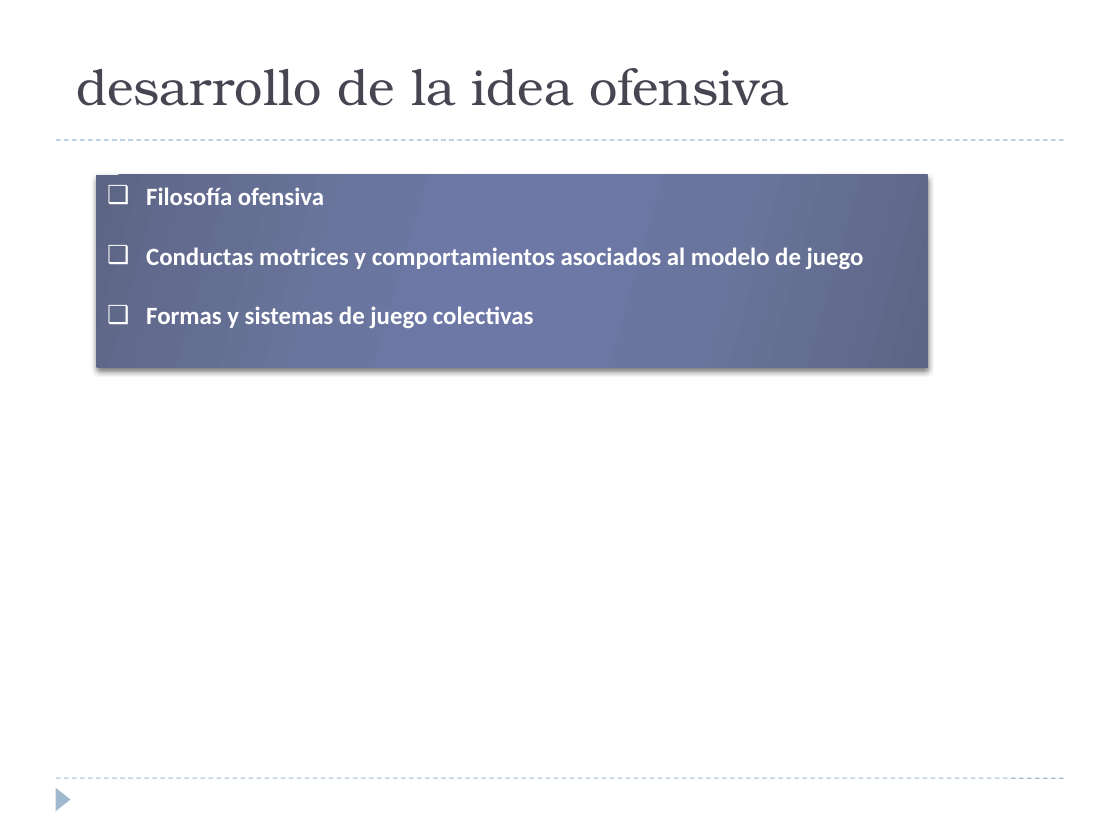
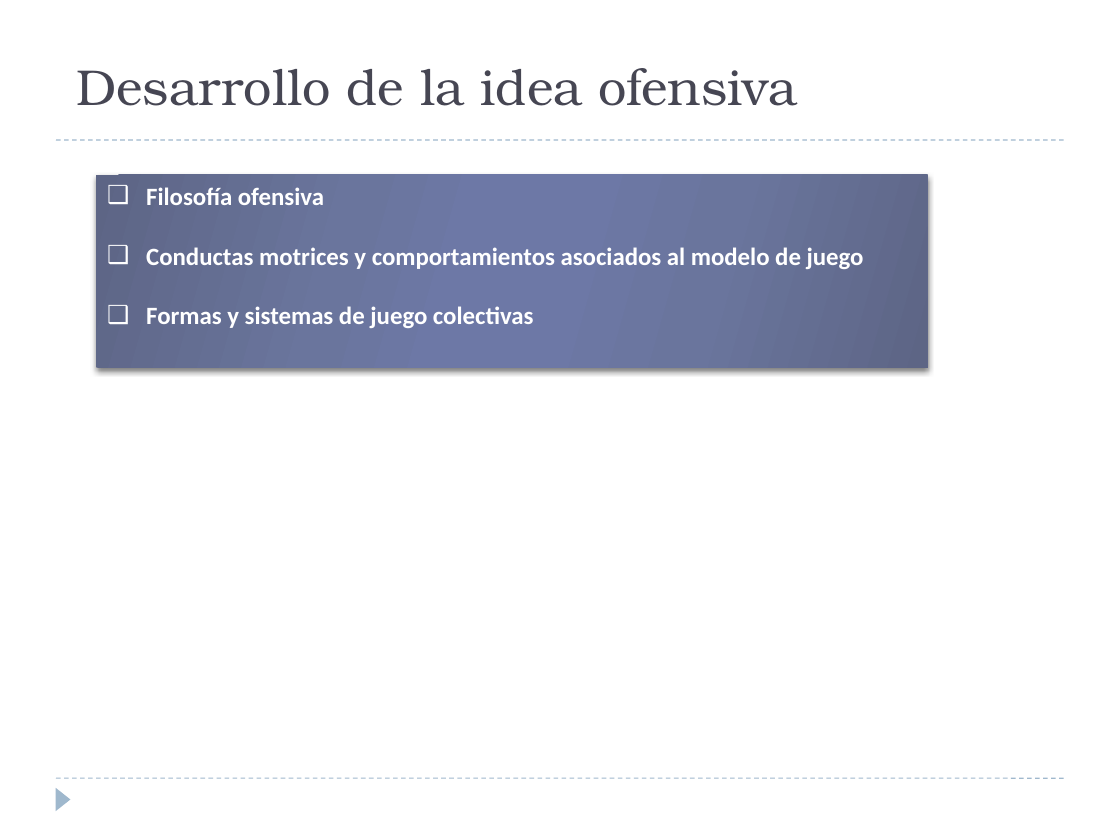
Before and after one commit to jahama/lbh_planificacion_temp_2011-12, a slide deck: slide 6 of ataque/modelo-juego-ofensivo.pptx (slide 5 before the commit). Drawn at 1120x840 pixels with LibreOffice and Linux fonts; fonts in the diff are those of the drawing. Boxes give left, top, right and bottom in pixels: in the first picture for what was removed or moved away, otherwise in the second. Text is boxed around its words. In the diff, an @@ line names an element or a change of style, - is before the commit and + after.

```diff
--- a/ataque/modelo-juego-ofensivo.pptx
+++ b/ataque/modelo-juego-ofensivo.pptx
@@ title at <box>76,68,798,106</box>: text changed @@
-desarrollo de la idea ofensiva
+Desarrollo de la idea ofensiva
```
Also in this commit, not shown: 5 other slides changed, 8 slides added.
